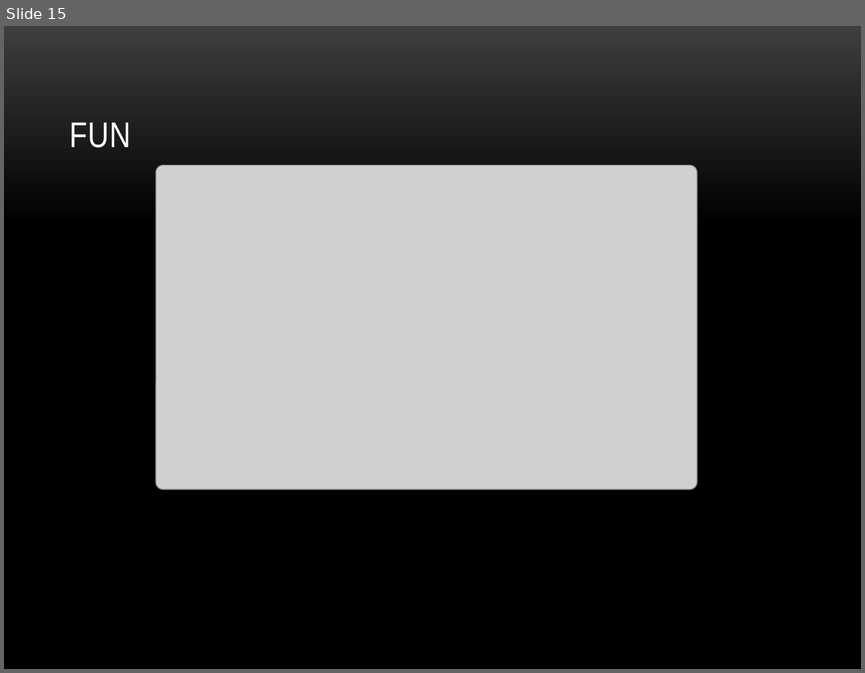
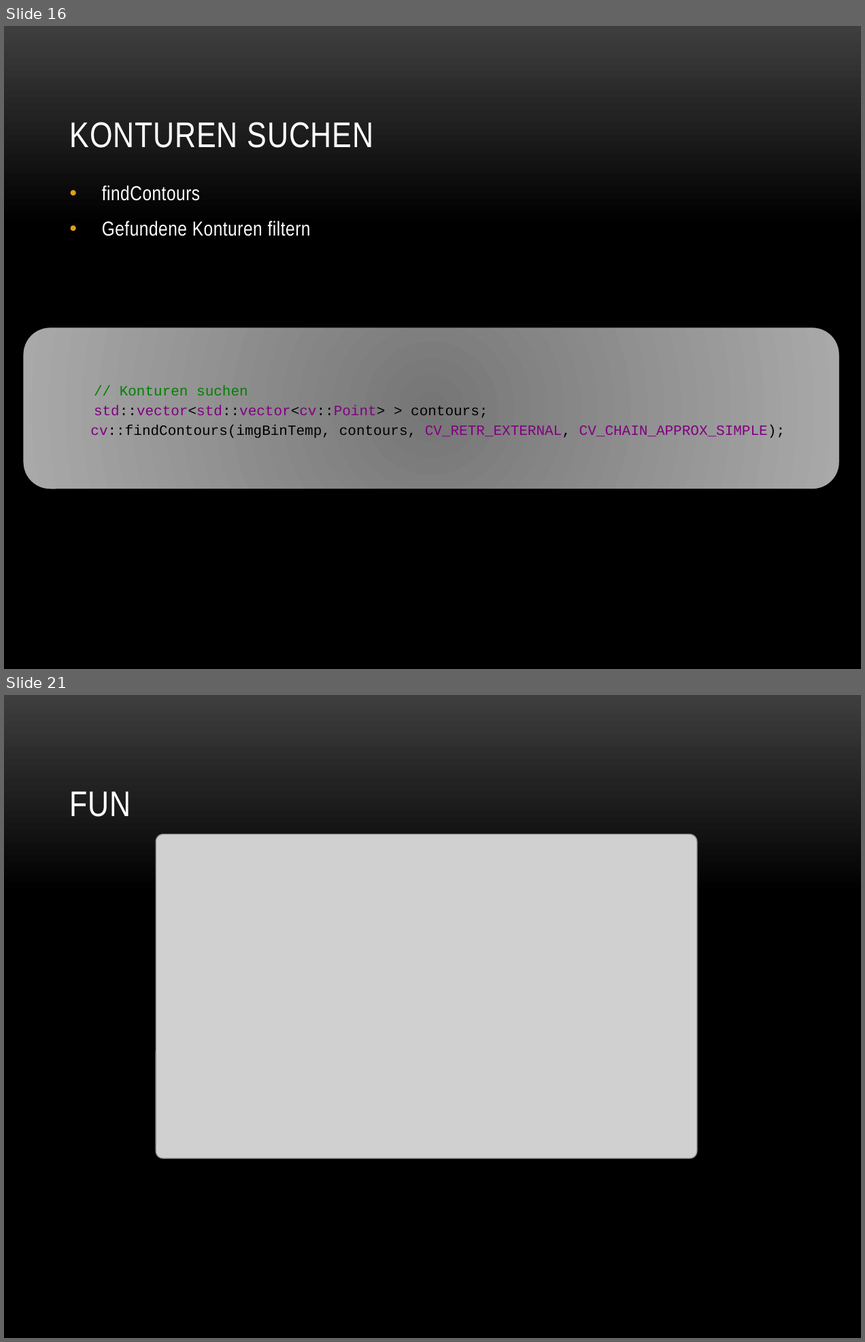
Before and after one commit to baertschi/Puzzle, a slide deck: Doku/Puzzle.pptx. Shown one above the other, each under a label of ours: slide 15 before the commit, slides 16 and 21 after it; the slides between them are not shown. The pictures are 865x673 and 865x1342 pixels, drawn with LibreOffice and Linux fonts; fonts in the diff are those of the drawing; grey boxes stand for pictures; background and template pictures are left out. Boxes give left, top, right and bottom in pixels: in the first picture for what was removed or moved away, otherwise in the second. Text is boxed around its words. In the diff, an @@ line names an element or a change of style, - is before the commit and + after.

```diff
--- a/Doku/Puzzle.pptx
+++ b/Doku/Puzzle.pptx
@@ slide 16 added at bbox=[4, 26, 861, 669], background picture (left out) @@
@@ title added at bbox=[70, 122, 374, 148], 30 pt, text #FFFFFF @@
+KONTUREN SUCHEN
@@ text added at bbox=[102, 185, 311, 236], 17 pt, text #FFFFFF @@
+• findContours
+• Gefundene Konturen filtern
@@ rounded rectangle added at bbox=[23, 327, 839, 488], fill gradient #767676 to #A9A9A9, outline #000000 0.75 pt, 12 pt, text #800080 @@
+// Konturen suchen
+std::vector<std::vector<cv::Point> > contours;
+cv::findContours(imgBinTemp, contours, CV_RETR_EXTERNAL, CV_CHAIN_APPROX_SIMPLE);
@@ what was slide 15 is now slide 21 @@
```
Also in this commit, not shown: 8 slides changed, 10 other slides added, 5 slides removed.
